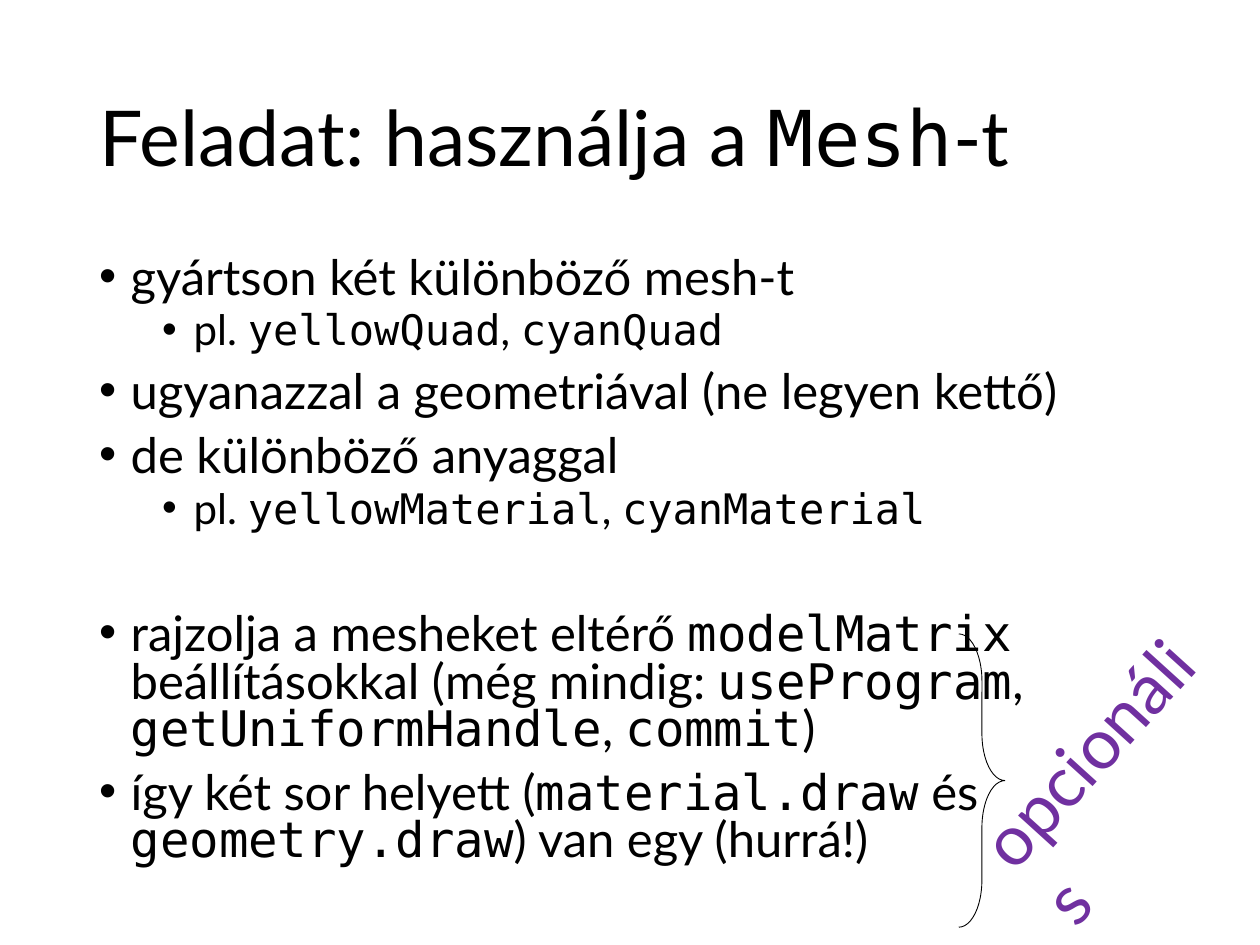
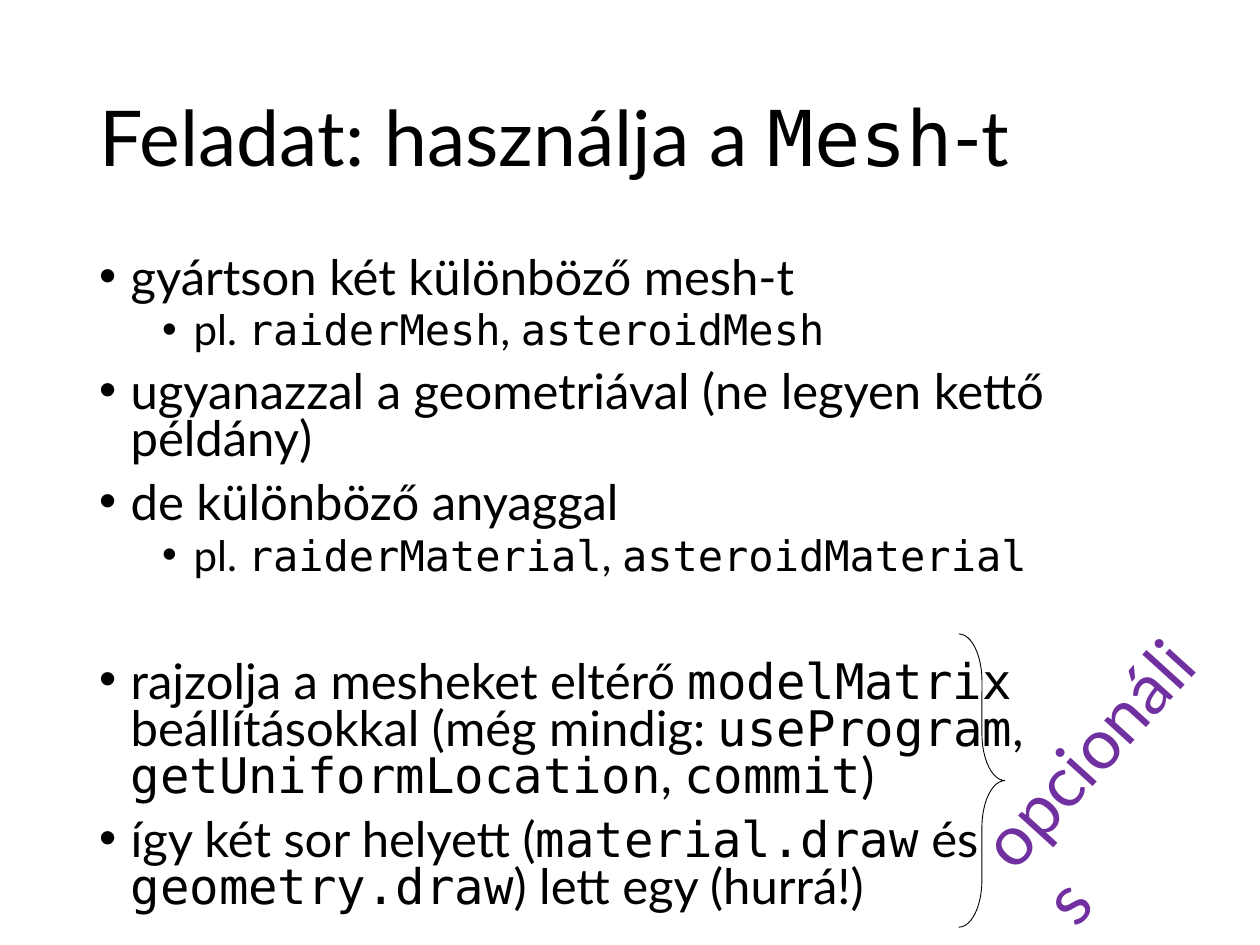
Before and after one commit to szecsi/kogfactory, a slide deck: slide 10 of projects/kog.3gr.020-gom/lab.pptx. Drawn at 1260x945 pixels with LibreOffice and Linux fonts; fonts in the diff are those of the drawing. Boxes give left, top, right and bottom in pixels: in the first picture for what was removed or moved away, otherwise in the second. Text is boxed around its words. In the diff, an @@ line names an element or a change of style, - is before the commit and + after.

```diff
--- a/projects/kog.3gr.020-gom/lab.pptx
+++ b/projects/kog.3gr.020-gom/lab.pptx
@@ text at [131, 313, 1044, 465]: text changed @@
-  • pl. yellowQuad, cyanQuad
-• ugyanazzal a geometriával (ne legyen kettő)
+  • pl. raiderMesh, asteroidMesh
+• ugyanazzal a geometriával (ne legyen kettő példány)
@@ text at [131, 659, 1024, 915]: text changed @@
-  • pl. yellowMaterial, cyanMaterial
-• rajzolja a mesheket eltérő modelMatrix beállításokkal (még mindig: useProgram, getUniformHandle, commit)
-• így két sor helyett (material.draw és geometry.draw) van egy (hurrá!)
+  • pl. raiderMaterial, asteroidMaterial
+• rajzolja a mesheket eltérő modelMatrix beállításokkal (még mindig: useProgram, getUniformLocation, commit)
+• így két sor helyett (material.draw és geometry.draw) lett egy (hurrá!)
```
Also in this commit, not shown: 13 other slides changed, 1 slide added, 21 other files.
